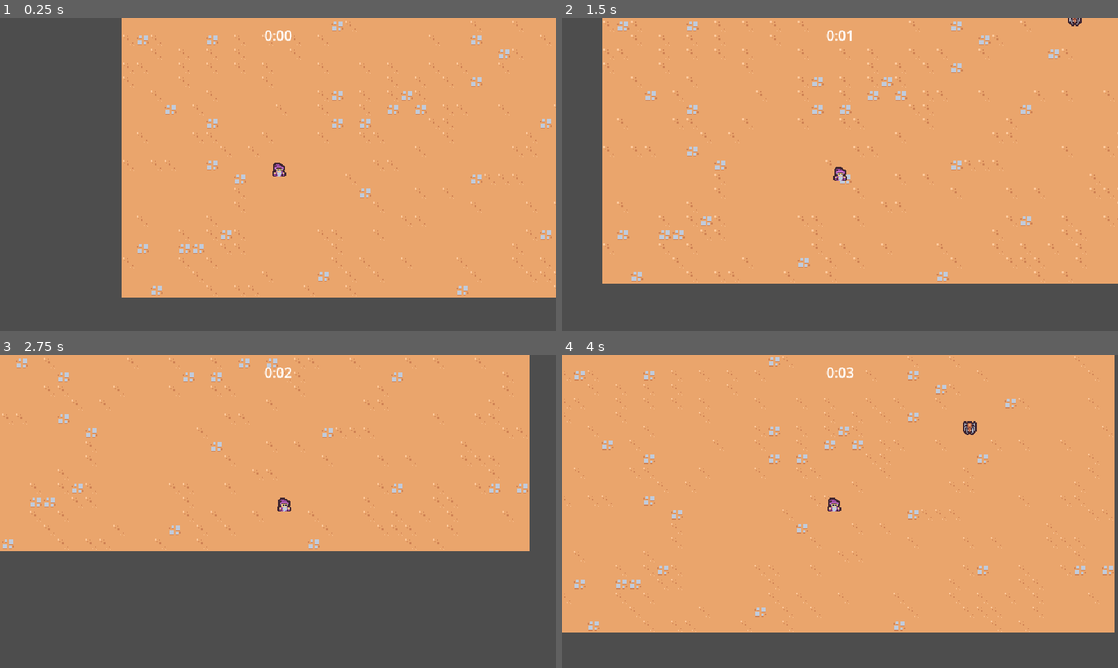
Above: before the commit, frames 1-4 (two rows, left to right).
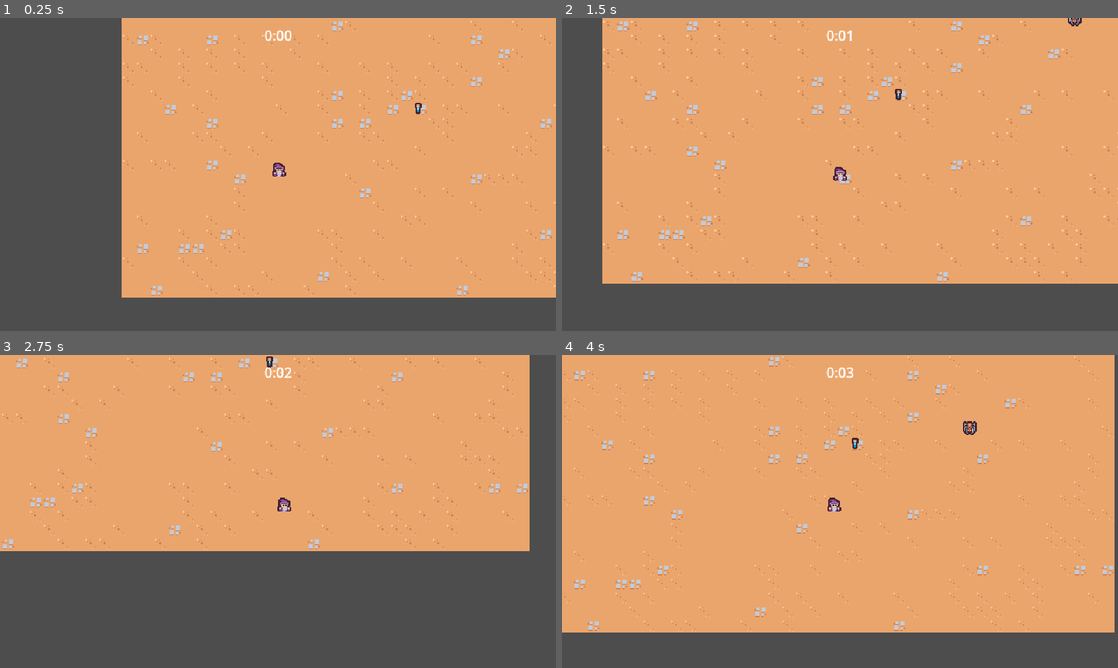
Above: after the commit, the same moments.

Repository: RdotSilva/Godot-2D-Survivor
Game: Godot game, scene res://scenes/main/main.tscn
Two runs of this game, one before a commit and one after it. Both use one fixed random seed, a clock stepped at 60 frames per second and the inputs below.
Inputs:
- Up to frame 1 (0.25 s): no input
- Up to frame 2 (1.5 s): hold D (move_right) 0.53-1.28 s; hold S (move_down) from 1.28 s (still down)
- Up to frame 3 (2.75 s): release S (move_down) at 2.03 s; hold D (move_right) from 2.03 s (still down)
- Up to frame 4 (4 s): release D (move_right) at 2.78 s; hold W (move_up) 2.78-3.53 s; hold A (move_left) from 3.53 s (still down)

The runs differ from the first frame. In frame 1, less than 0.1% of the frame differs, in the area x 74-76%, y 27-31%; in frame 2, less than 0.1%; in frame 3, less than 0.1%, in the area x 47-50%, y 0-4%; in frame 4, less than 0.1%.

Commit message:
Fix missing script for experience vial

Diff:
--- a/scenes/game_object/experience_vial/experience_vial.tscn
+++ b/scenes/game_object/experience_vial/experience_vial.tscn
@@ -1,11 +1,13 @@
-[gd_scene load_steps=3 format=3 uid="uid://db8y40fiombk3"]
+[gd_scene load_steps=4 format=3 uid="uid://db8y40fiombk3"]
 
+[ext_resource type="Script" path="res://scenes/game_object/experience_vial/experience_vial.gd" id="1_4ej3a"]
 [ext_resource type="Texture2D" uid="uid://cxlqgmyf5ykvd" path="res://scenes/game_object/experience_vial/experience_vial.png" id="1_2516g"]
 
 [sub_resource type="CircleShape2D" id="CircleShape2D_n31mb"]
 radius = 16.0
 
 [node name="ExperienceVial" type="Node2D"]
+script = ExtResource("1_4ej3a")
 
 [node name="Area2D" type="Area2D" parent="."]
 collision_layer = 0
--- a/scenes/main/main.tscn
+++ b/scenes/main/main.tscn
@@ -6,6 +6,7 @@
 [ext_resource type="PackedScene" uid="uid://dpmu5kqum7usq" path="res://scenes/game_object/game_camera/game_camera.tscn" id="1_hn8lh"]
 [ext_resource type="TileSet" uid="uid://b5b2ow5nthbsr" path="res://resources/tileset.tres" id="1_x1fco"]
 [ext_resource type="PackedScene" uid="uid://bhpnlppfv4wp0" path="res://scenes/manager/arena_time_manager.tscn" id="2_fysgd"]
+[ext_resource type="PackedScene" uid="uid://db8y40fiombk3" path="res://scenes/game_object/experience_vial/experience_vial.tscn" id="7_76gx4"]
 
 [node name="Main" type="Node"]
 
@@ -25,3 +26,6 @@
 
 [node name="Player" parent="." instance=ExtResource("1_grfab")]
 position = Vector2(181, 229)
+
+[node name="ExperienceVial" parent="." instance=ExtResource("7_76gx4")]
+position = Vector2(341, 150)
Not shown: 1 places in scenes/main/main.tscn that only renumber resources
